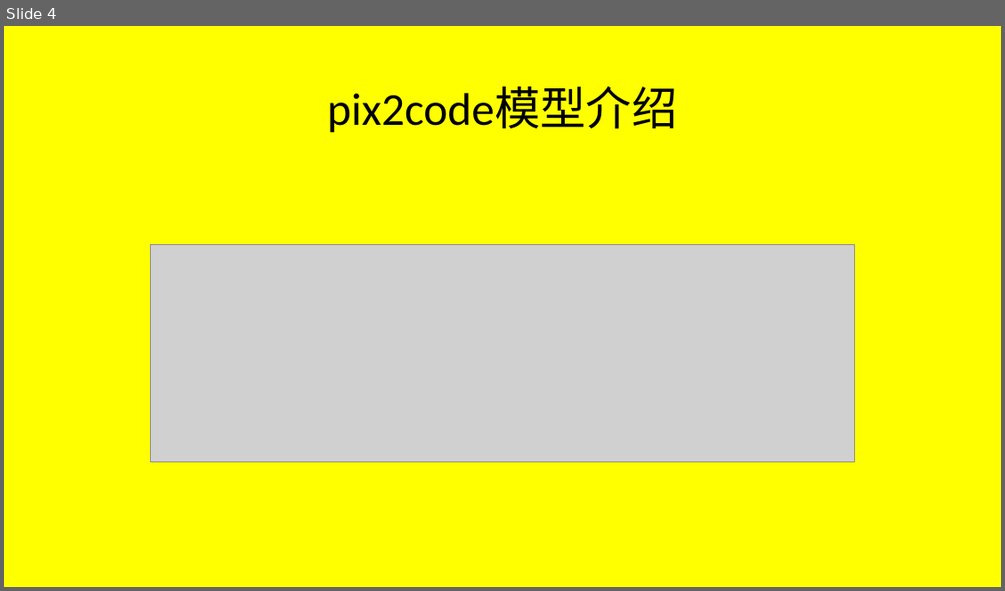
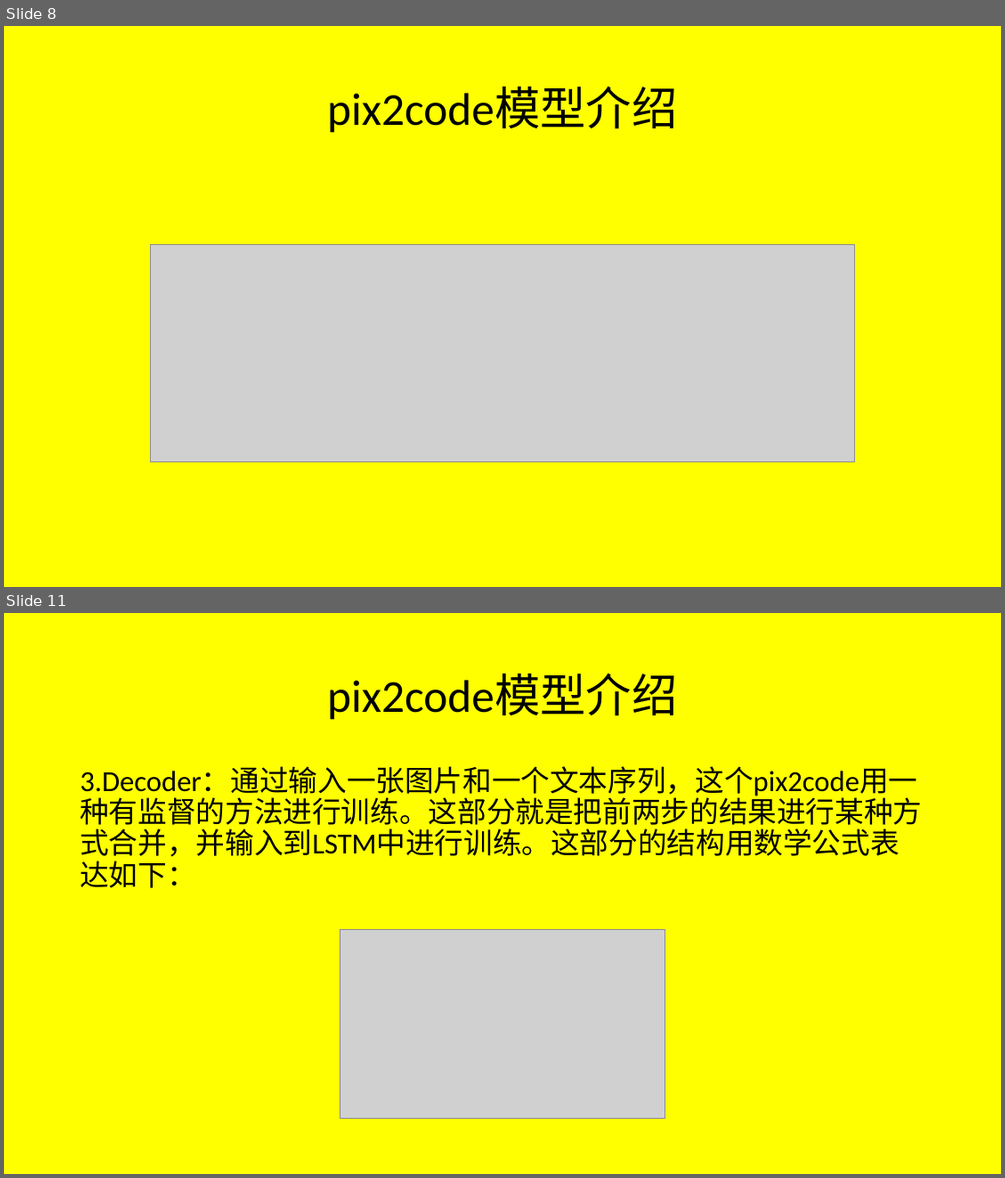
Before and after one commit to JFBabyHorse/learngit-and-BWESE, a slide deck: pix2code学习.pptx. Shown one above the other, each under a label of ours: slide 4 before the commit, slides 8 and 11 after it; the slides between them are not shown. The pictures are 1005x591 and 1005x1178 pixels, drawn with LibreOffice and Linux fonts; fonts in the diff are those of the drawing; grey boxes stand for pictures. Boxes give left, top, right and bottom in pixels: in the first picture for what was removed or moved away, otherwise in the second. Text is boxed around its words. In the diff, an @@ line names an element or a change of style, - is before the commit and + after.

```diff
--- a/pix2code学习.pptx
+++ b/pix2code学习.pptx
@@ slide 11 added at [4, 613, 1001, 1174], background #FFFF00 @@
@@ title added at [327, 674, 677, 720], 44 pt, text #000000 @@
+pix2code模型介绍
@@ text added at [80, 767, 922, 888], 28 pt, text #000000 @@
+3.Decoder：通过输入一张图片和一个文本序列，这个pix2code用一种有监督的方法进行训练。这部分就是把前两步的结果进行某种方式合并，并输入到LSTM中进行训练。这部分的结构用数学公式表达如下：
@@ picture added at [340, 930, 665, 1119] @@
@@ what was slide 4 is now slide 8 @@
```
Also in this commit, not shown: 2 slides changed, 4 other slides added.
